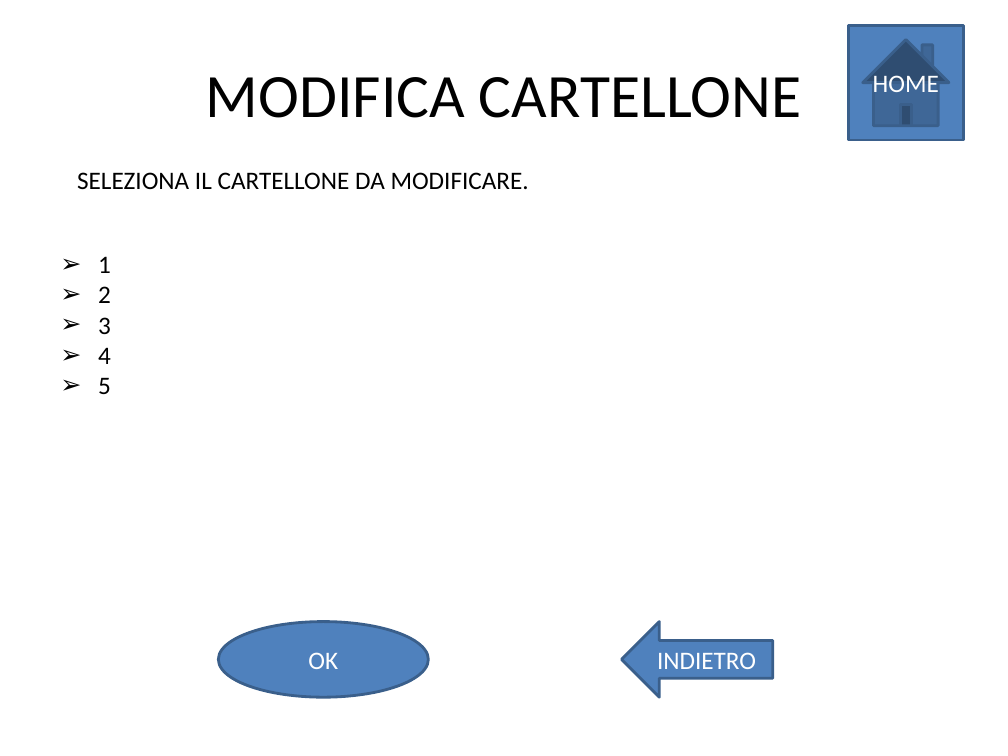
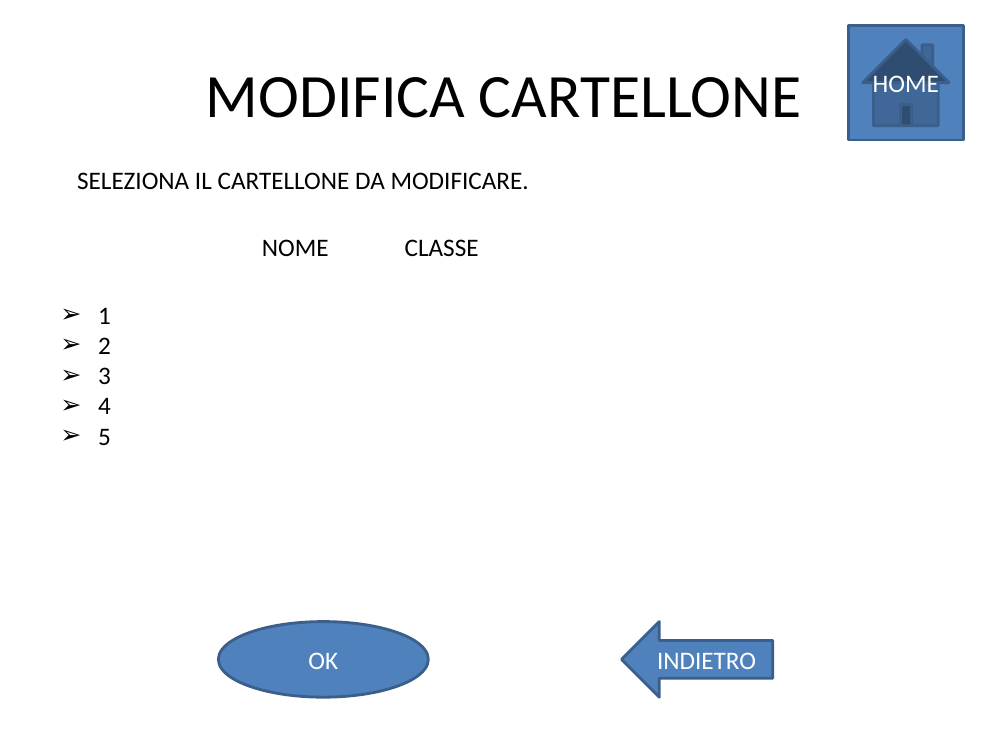
Before and after one commit to skimdz86/prototaips, a slide deck: slide 18 of Immagini/LABHCI-Pagine.pptx (slide 20 before the commit). Drawn at 1008x756 pixels with LibreOffice and Linux fonts; fonts in the diff are those of the drawing. Boxes give left, top, right and bottom in pixels: in the first picture for what was removed or moved away, otherwise in the second. Text is boxed around its words. In the diff, an @@ line names an element or a change of style, - is before the commit and + after.

```diff
--- a/Immagini/LABHCI-Pagine.pptx
+++ b/Immagini/LABHCI-Pagine.pptx
@@ text added at [262,239,329,256], 18 pt, text #000000 @@
+NOME
@@ text added at [405,239,479,256], 18 pt, text #000000 @@
+CLASSE
@@ text "1": place and size @@
-text "1" at [98,256,111,394]
+text "1" at [98,307,111,445]
```
Also in this commit, not shown: 9 other slides changed, 1 slide added, 3 slides removed.
